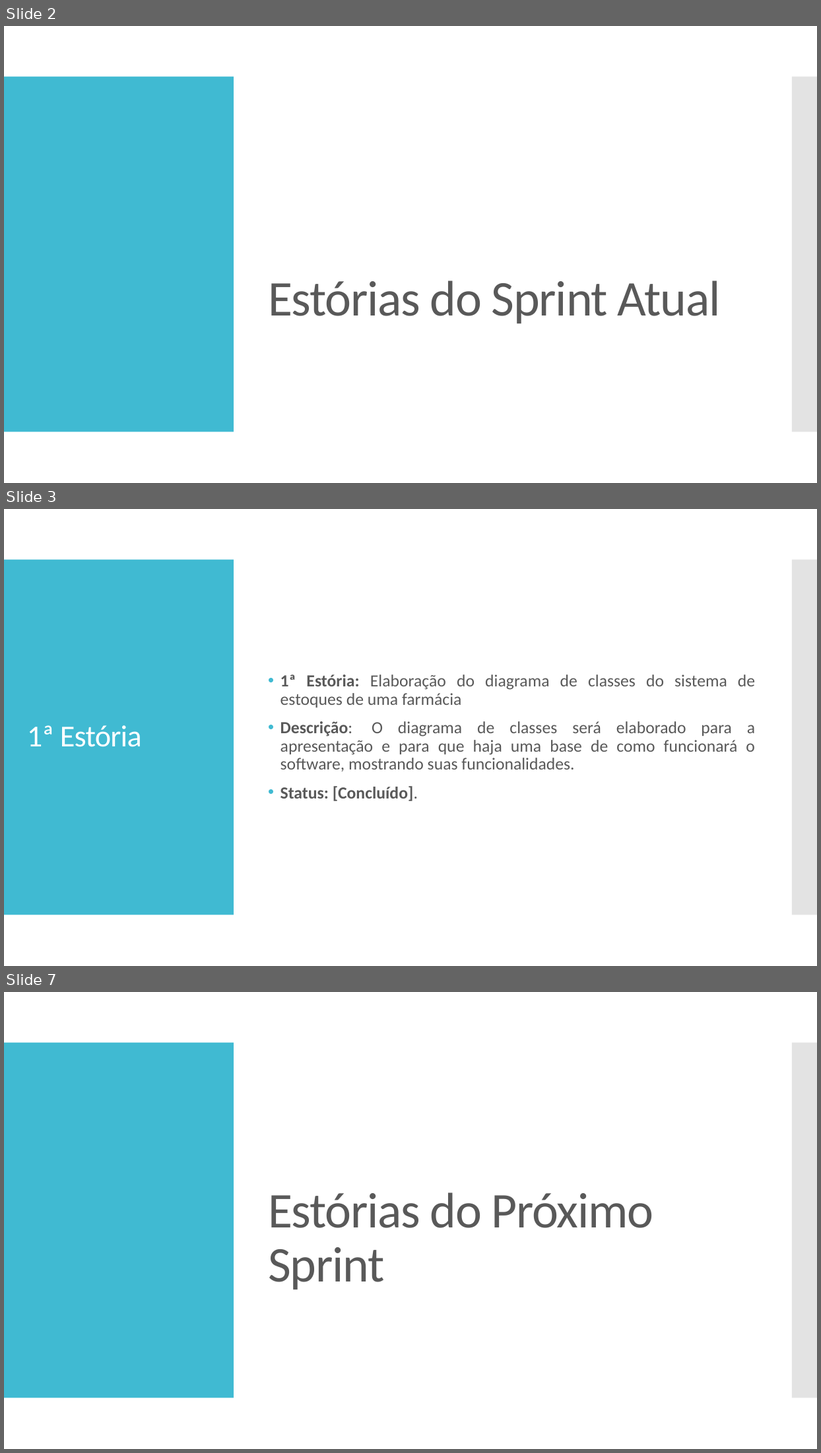
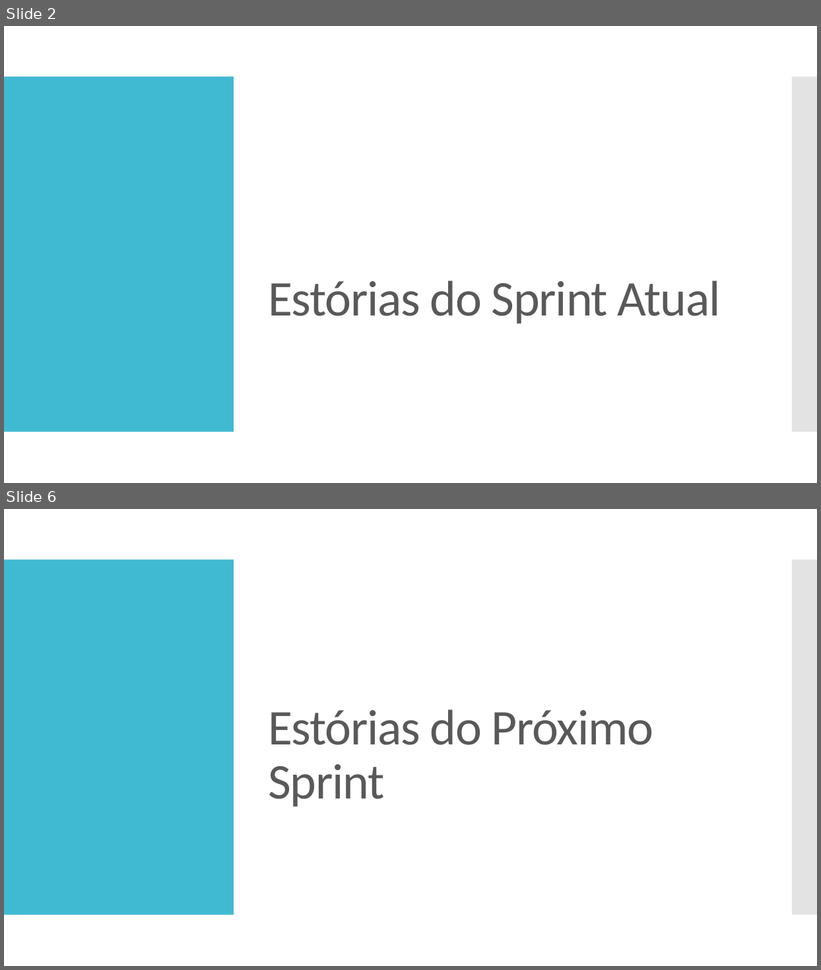
Before and after one commit to AlexandroGonSan/Projeto_final_POO_2018.2, a slide deck: Sprints/Sprint_003 da equipe.pptx. Shown one above the other, each under a label of ours: slides 2, 3 and 7 before the commit, slides 2 and 6 after it; the slides between them are not shown. The pictures are 821x1453 and 821x970 pixels, drawn with LibreOffice and Linux fonts; fonts in the diff are those of the drawing. Boxes give left, top, right and bottom in pixels: in the first picture for what was removed or moved away, otherwise in the second. Text is boxed around its words. In the diff, an @@ line names an element or a change of style, - is before the commit and + after.

```diff
--- a/Sprints/Sprint_003 da equipe.pptx
+++ b/Sprints/Sprint_003 da equipe.pptx
@@ slide 3 removed at <box>4,509,817,966</box>, background #FFFFFF; not listed: 2 template elements that a slide beside it also shows @@
@@ text removed at <box>281,675,755,801</box> @@
-• 1ª Estória: Elaboração do diagrama de classes do sistema de estoques de uma farmácia
-• Descrição: O diagrama de classes será elaborado para a apresentação e para que haja uma base de como funcionará o software, mostrando suas funcionalidades.
-• Status: [Concluído].
@@ title removed at <box>27,725,142,747</box> @@
-1ª Estória
@@ what was slide 7 is now slide 6 @@
```
Also in this commit, not shown: 3 slides changed, 2 slides added, 3 other slides removed.
